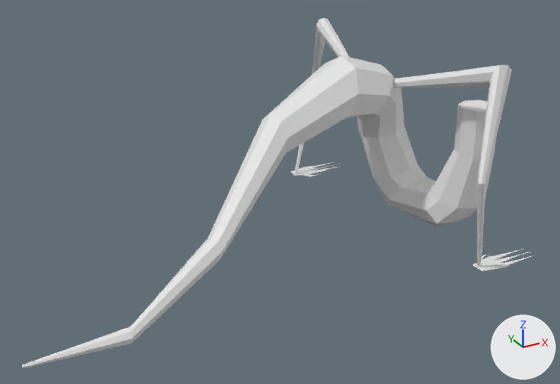
Two versions of the glTF model jackseptijam/assets/3d/enemies/candyman.glb, one commit apart.
The view is the same before and after, from a 50 mm camera at (-10.85, -11.23, 7.65) aimed at (-4.03, 1.17, 1.45). Every picture has the same lights, and +X, +Y and +Z are marked at lower right. Vertices at the same position are counted once.
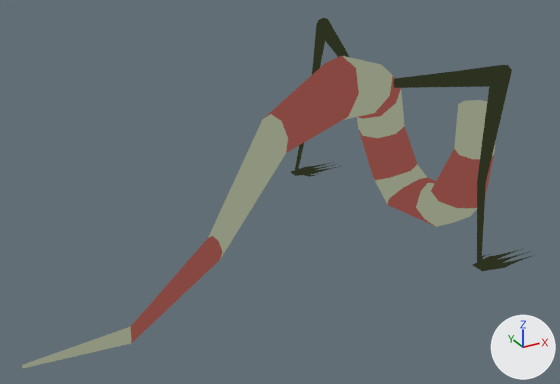
The newer file is also rescaled (x0.14), turned or shifted as a whole; pictures and numbers use the older file's frame.

What differs and where, as boxes [x1, y1, x2, y2] in the pictures (560 x 384 px):
'Cube', surface changed: [22, 18, 534, 369] in both

Diff of the bpy script that builds the scene:
```diff
--- a/jackseptijam/assets/3d/enemies/candyman.glb.py
+++ b/jackseptijam/assets/3d/enemies/candyman.glb.py
@@ img_candyman @@
+img_candyman = load_image('candyMan', '_unpacked/candyMan', 3, 3, 'sRGB')
@@ mat_material @@
 mat_material = bpy.data.materials.new('Material')
-# nodes: BsdfPrincipled, OutputMaterial
+# nodes: BsdfTransparent, Emission, LightPath, MixShader, OutputMaterial, TexImage
+# uses the picture img_candyman
@@ me_cube @@
 me_cube.from_pydata(...)  # 350 vertices, 684 faces; spans x -9.58..0.57, y -1.63..5.18, z 0.02..4.24
 # used by ob_cube; location = (0.0, 0.0, 0.0)
+# me_cube part 1: texture (UV) coordinates of 684 of 684 faces, centred in x -9.57..0.57, y -1.49..5.07, z 0.02..3.87, changed; they spanned u 0.0..0.88, v 0.0..1.0 and now span u 0.12..0.83, v 0.87..0.87
 me_cube.materials.append(mat_material)
```
